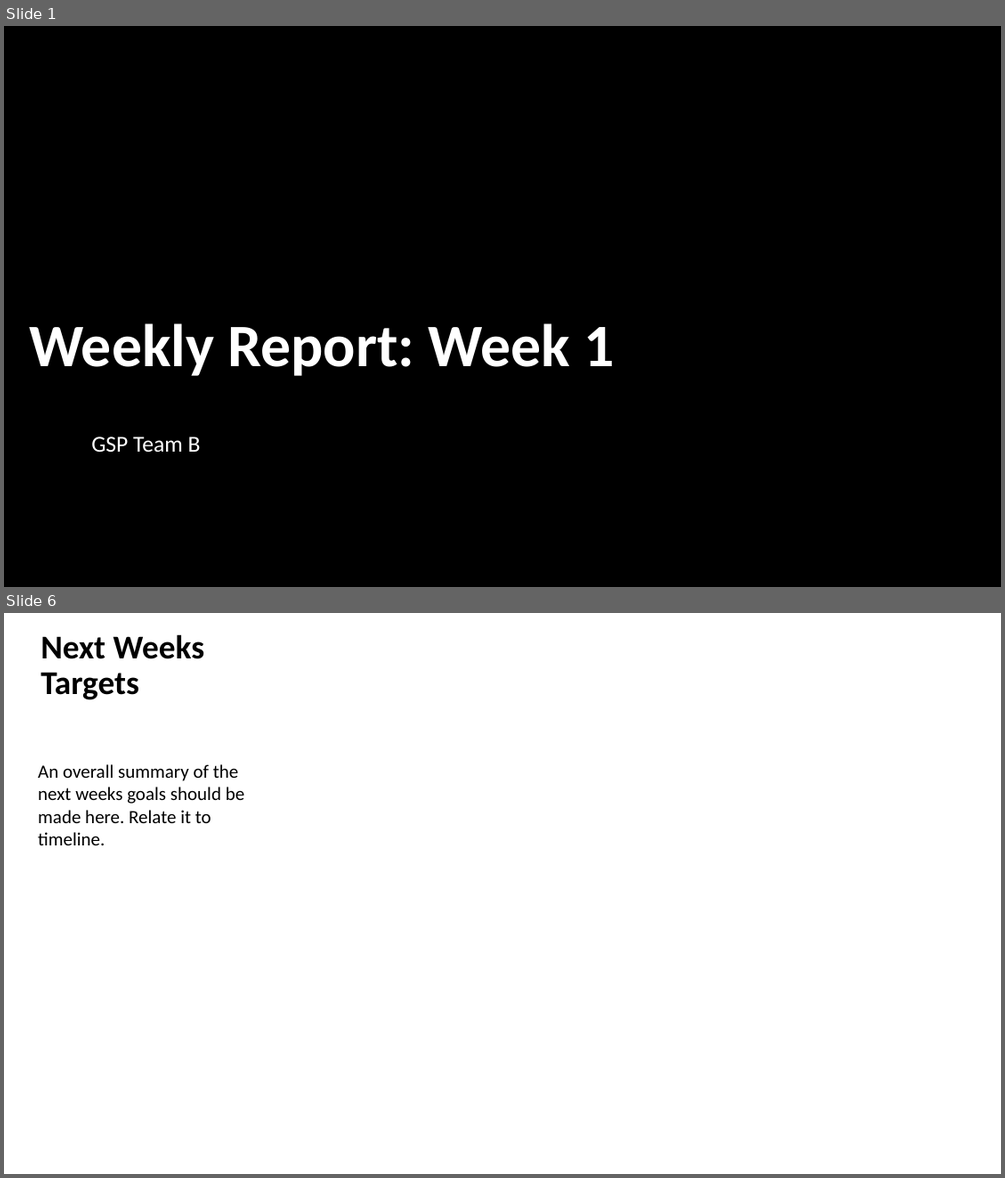
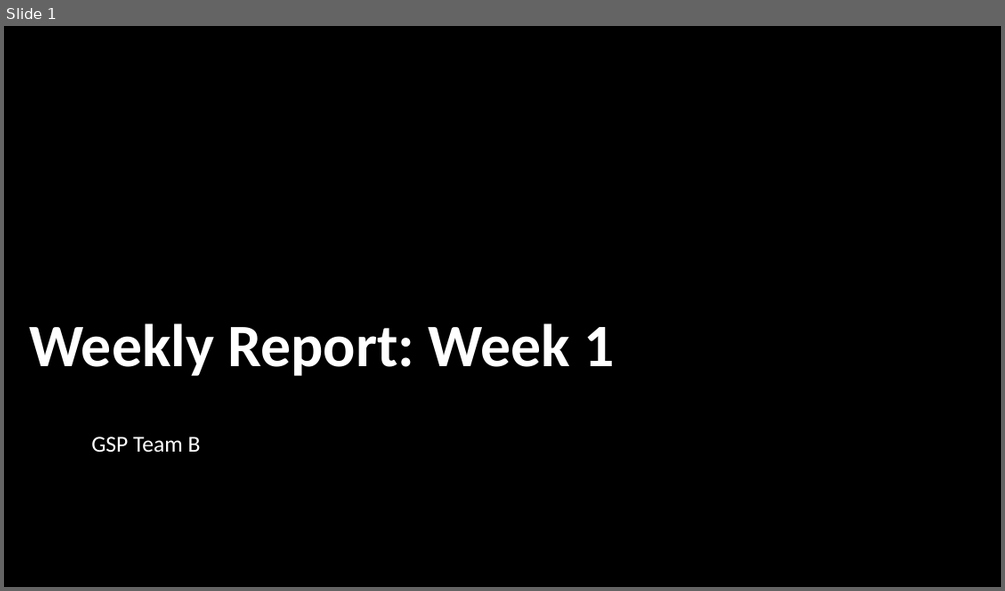
Before and after one commit to Toby-Withers/GSP-Team-B, a slide deck: Weekly Report 1.pptx. Shown one above the other, each under a label of ours: slides 1 and 6 before the commit, slide 1 after it; the slides between them are not shown. The pictures are 1005x1178 and 1005x591 pixels, drawn with LibreOffice and Linux fonts; fonts in the diff are those of the drawing; background and template pictures are left out. Boxes give left, top, right and bottom in pixels: in the first picture for what was removed or moved away, otherwise in the second. Text is boxed around its words. In the diff, an @@ line names an element or a change of style, - is before the commit and + after.

```diff
--- a/Weekly Report 1.pptx
+++ b/Weekly Report 1.pptx
@@ slide 6 removed at (x1=4, y1=613, x2=1001, y2=1174), background picture (left out) @@
@@ rectangle removed at (x1=4, y1=613, x2=362, y2=1174) @@
@@ title removed at (x1=40, y1=634, x2=205, y2=700) @@
-Next Weeks Targets
@@ text removed at (x1=38, y1=764, x2=244, y2=845) @@
-An overall summary of the next weeks goals should be made here. Relate it to timeline.
```
Also in this commit, not shown: 2 slides changed, 11 slides added, 4 other slides removed, 3 other files.
